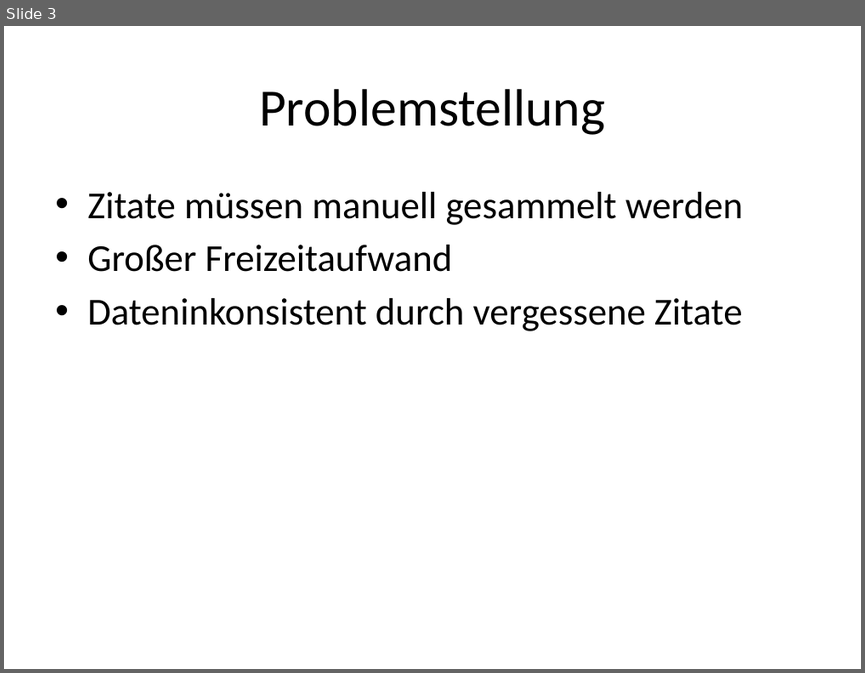
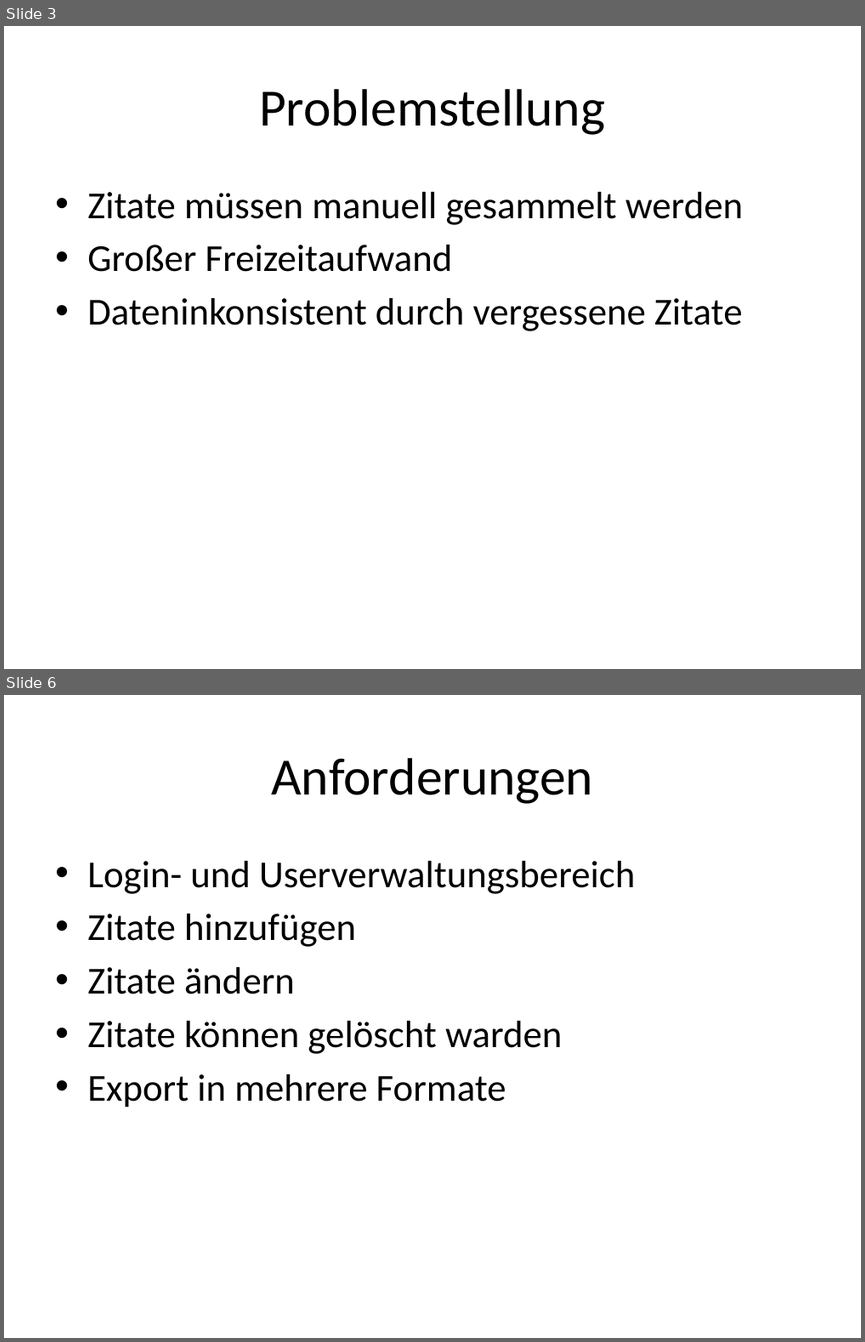
Before and after one commit to SanctumDesert/ZitateSammler, a slide deck: Zitatesammlung.pptx. Shown one above the other, each under a label of ours: slide 3 before the commit, slides 3 and 6 after it; the slides between them are not shown. The pictures are 865x673 and 865x1342 pixels, drawn with LibreOffice and Linux fonts; fonts in the diff are those of the drawing. Boxes give left, top, right and bottom in pixels: in the first picture for what was removed or moved away, otherwise in the second. Text is boxed around its words. In the diff, an @@ line names an element or a change of style, - is before the commit and + after.

```diff
--- a/Zitatesammlung.pptx
+++ b/Zitatesammlung.pptx
@@ slide 6 added at (4, 695, 861, 1338), background #FFFFFF @@
@@ title added at (271, 758, 593, 804), 44 pt, text #000000 @@
+Anforderungen
@@ text added at (87, 861, 635, 1107), 32 pt, text #000000 @@
+• Login- und Userverwaltungsbereich
+• Zitate hinzufügen
+• Zitate ändern
+• Zitate können gelöscht warden
+• Export in mehrere Formate
```
Also in this commit, not shown: 1 slide changed, 12 other slides added.
